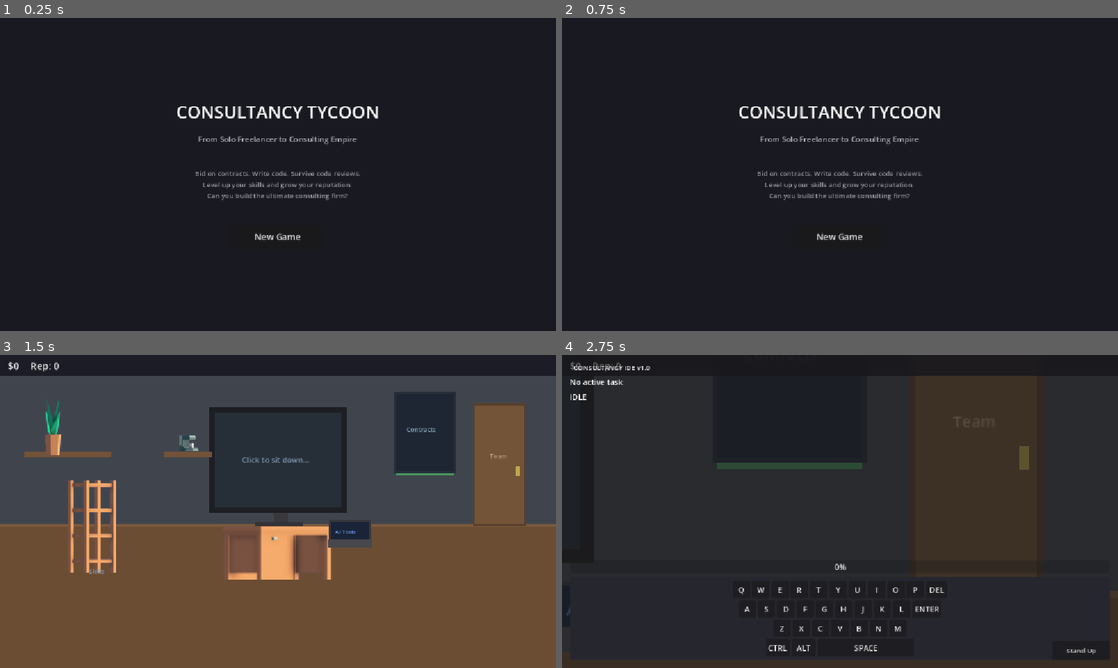
Above: before the commit, frames 1-4 (two rows, left to right).
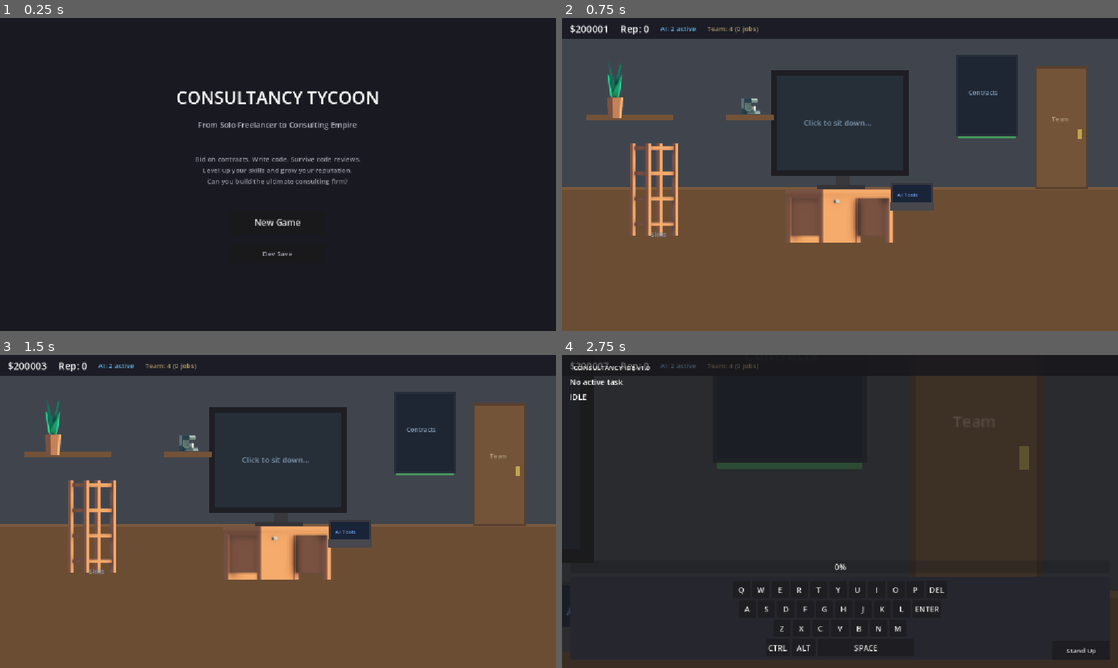
Above: after the commit, the same moments.

Repository: jprofessionals/consultancy-tycoon
Game: Godot game, scene res://src/main.tscn
The game is run twice, just before and just after one commit, with the same random seed, the same clock (stepped at 60 frames per second) and the same inputs.
Inputs (mouse positions are in pixels of both pictures, inside the frame that each line leads up to):
- Up to frame 1 (0.25 s): no input
- Up to frame 2 (0.75 s): click (840, 252) at 0.5 s, where only the run after the commit has a clickable "Dev Save"
- Up to frame 3 (1.5 s): click (278, 574) at 1.25 s, where only the run before the commit has a clickable "New Game"
- Up to frame 4 (2.75 s): click (840, 461) at 2 s

The runs differ from the first frame. In frame 1, 3.5% of the frame differs, in the area x 31-68%, y 23-76%; in frame 2, 83%, in the area x 0-100%, y 2-100%; in frame 3, 0.4%; in frame 4, 0.2%.

Commit message:
feat: add Dev Save button to welcome screen
Adds a button that creates a test save ($200k, 4 consultants, office
unlocked, AI tools) and loads it for quick testing. Also includes the
tscn migration design and plan docs.

Co-Authored-By: Claude Opus 4.6 <noreply@anthropic.com>

Diff:
--- a/src/main.gd
+++ b/src/main.gd
@@ -302,6 +302,18 @@
 	start_btn.size_flags_horizontal = Control.SIZE_SHRINK_CENTER
 	start_btn.pressed.connect(_on_start_game.bind(false))
 	content.add_child(start_btn)
+
+	var dev_btn = Button.new()
+	dev_btn.text = "Dev Save"
+	dev_btn.custom_minimum_size = Vector2(200, 40)
+	dev_btn.add_theme_font_size_override("font_size", 14)
+	dev_btn.add_theme_color_override("font_color", Color(0.6, 0.6, 0.65))
+	dev_btn.size_flags_horizontal = Control.SIZE_SHRINK_CENTER
+	dev_btn.pressed.connect(func():
+		SaveManager.create_test_save()
+		_on_start_game(true)
+	)
+	content.add_child(dev_btn)
 
 func _connect_signals():
 	bidding_panel.contract_accepted.connect(_on_contract_accepted)
Not shown, added: docs/plans/2026-02-13-tscn-migration-design.md
Not shown, added: docs/plans/2026-02-13-tscn-migration-plan.md
